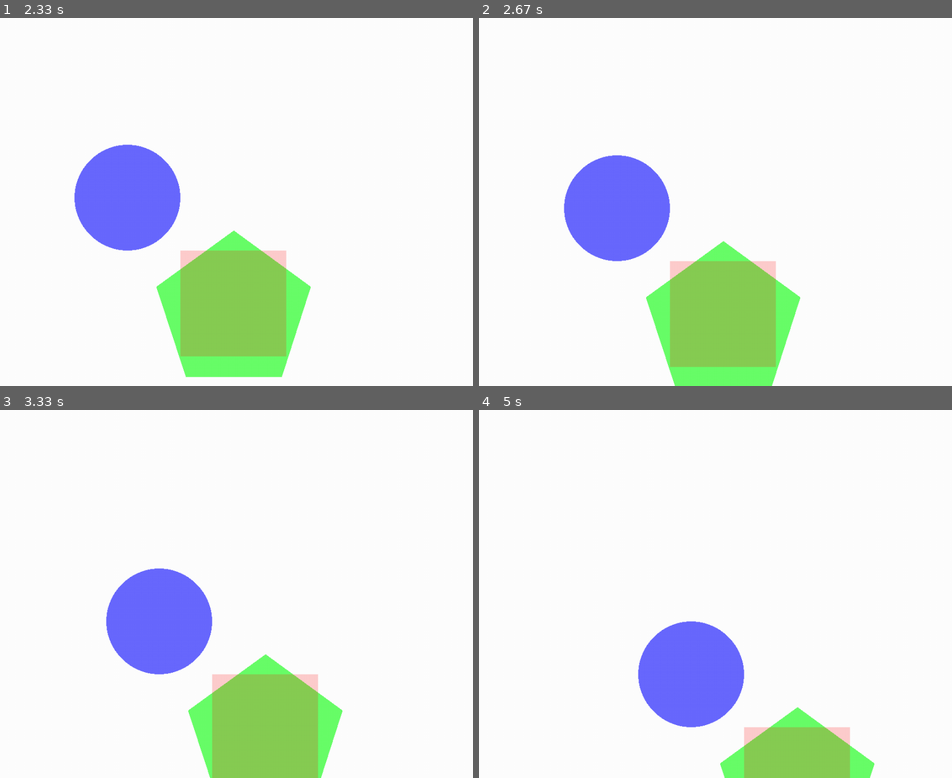
Above: before the commit, frames 1-4 (two rows, left to right).
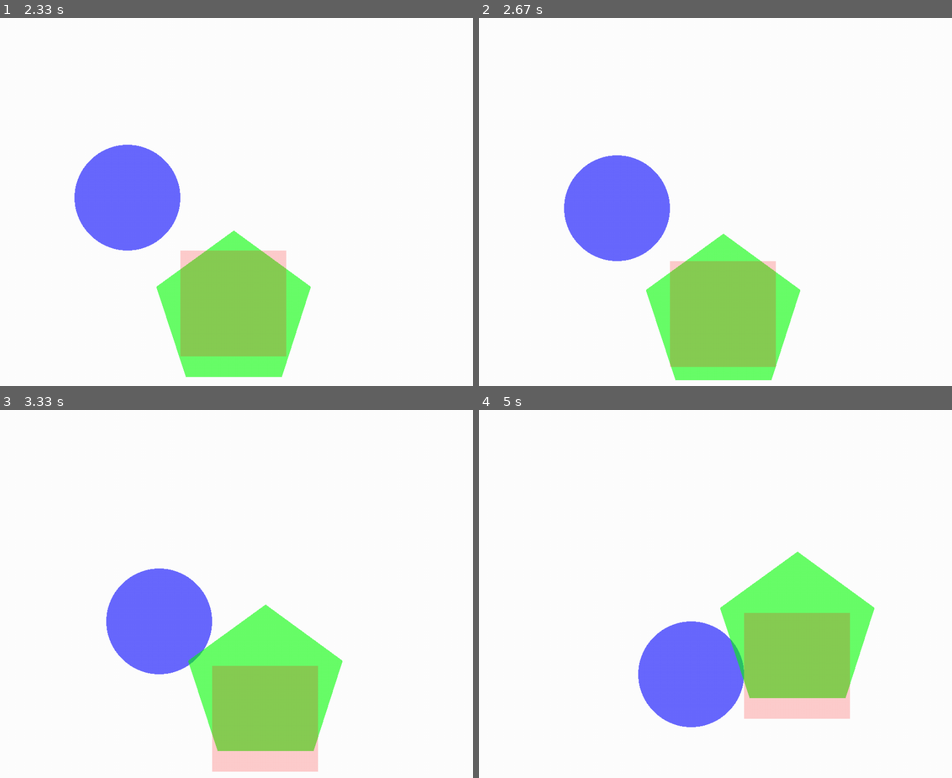
Above: after the commit, the same moments.

Repository: Spyder337/SimplePyGame
Game: pygame game, started from main.py
Same seed, same stepped clock (60 frames per second), same inputs: the game is played once before the commit and once after it.
Inputs:
- Up to frame 1 (2.33 s): no input
- Up to frame 2 (2.67 s): no input
- Up to frame 3 (3.33 s): no input
- Up to frame 4 (5 s): no input

Frame 1 is identical in both runs. In frame 2, 1.3% of the frame differs, in the area x 35-68%, y 58-100%; in frame 3, 7.0%; in frame 4, 14%, in the area x 50-84%, y 38-100%.

Commit message:
Added window edge collision for game objects.

Diff:
--- a/game_object.py
+++ b/game_object.py
@@ -1,9 +1,13 @@
+import window
+
+
 class GameObject:
     primitive = None        #   Item to be rendered
     velocity = (1, 1)       #   Speed
     is_alive = True         #   Should it be culled
-    can_collide = False     #   Can collisions occur
+    can_collide = True      #   Can collisions occur
     do_update = True        #   Did the position or color change
+
 
     def __init__(self, prim):
         self.primitive = prim
@@ -16,10 +20,26 @@
         self.render(displaySurf)        #   Render the primitive
 
     def handle_collision(self):
-        pass
+        size = self.primitive.target_rect.size      #   Size of the collision box
+        rect =  self.primitive.target_rect
+        top = rect.top
+        bottom = rect.bottom
+        left = rect.left
+        right = rect.right
+        boundX = window.BoundsX - 5                 #   Window boundaries
+        boundY = window.BoundsY - 5
+        if(top < 10 or bottom > boundY):
+            y = self.velocity[1] * -1
+        else:
+            y = self.velocity[1]
+        if(left < 10 or right > boundX):
+            x = self.velocity[0] * -1
+        else:
+            x = self.velocity[0]
+        self.change_velocity(x, y)
 
-    def change_velocity(self):
-        pass
+    def change_velocity(self, x, y):
+        self.velocity = (x, y)
 
     def move(self):
         xPos = self.primitive.pos[0]            #   Get the x position
--- a/shapes.py
+++ b/shapes.py
@@ -18,7 +18,6 @@
     def updatePos(self, newPos):
         self.do_update = True
         pass
-
 
 class Polygon(Primitive):
 
--- a/window.py
+++ b/window.py
@@ -3,6 +3,9 @@
 
 from shapes import *
 from game_object import *
+
+BoundsX = 0
+BoundsY = 0
 
 #   Remember always need self.attrName to access class attributes
 #   Class for handling window management and game loop logic
@@ -10,7 +13,7 @@
 class Window:
     display_surf = None             #   Main canvas for the window
 
-    # Color        R    G   B   A
+    # Color       R    G    B    A
     BLACK =     (  0,   0,   0, 255)
     WHITE =     (255, 255, 255, 255)
     RED =       (255,   0,   0,  50)
@@ -21,6 +24,8 @@
         pygame.init()
         self.display_surf = pygame.display.set_mode((width, height))
         self.display_surf.fill(self.WHITE)
+        window.BoundsX = self.display_surf.get_width()
+        window.BoundsY = self.display_surf.get_height()
         pygame.display.set_caption(name)
         self.init_scene()
 
